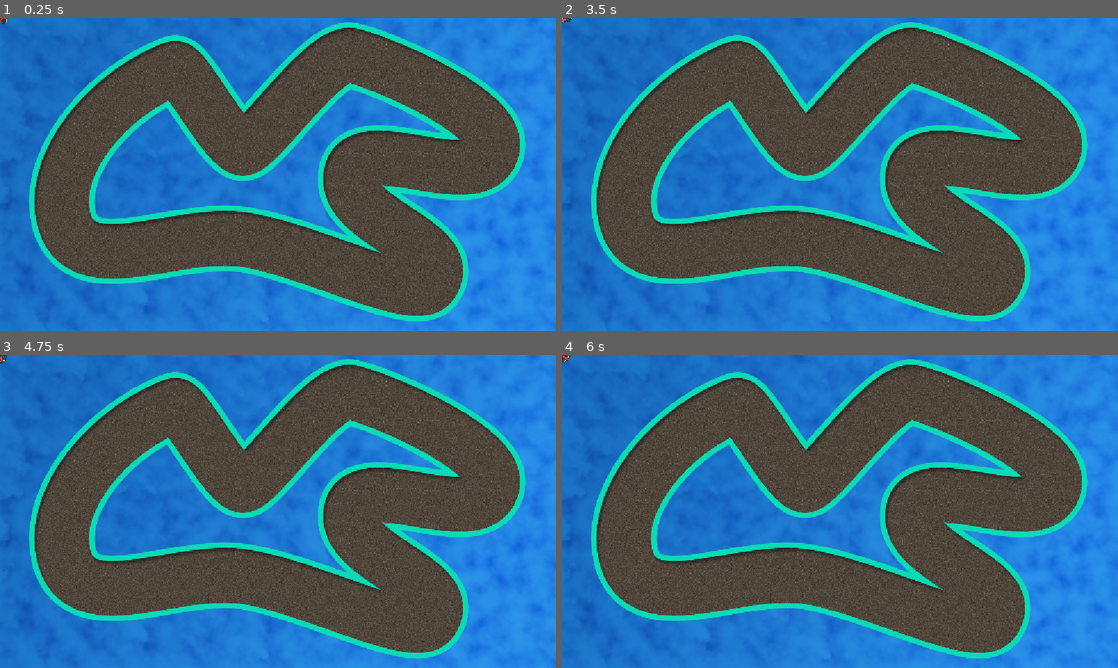
Above: before the commit, frames 1-4 (two rows, left to right).
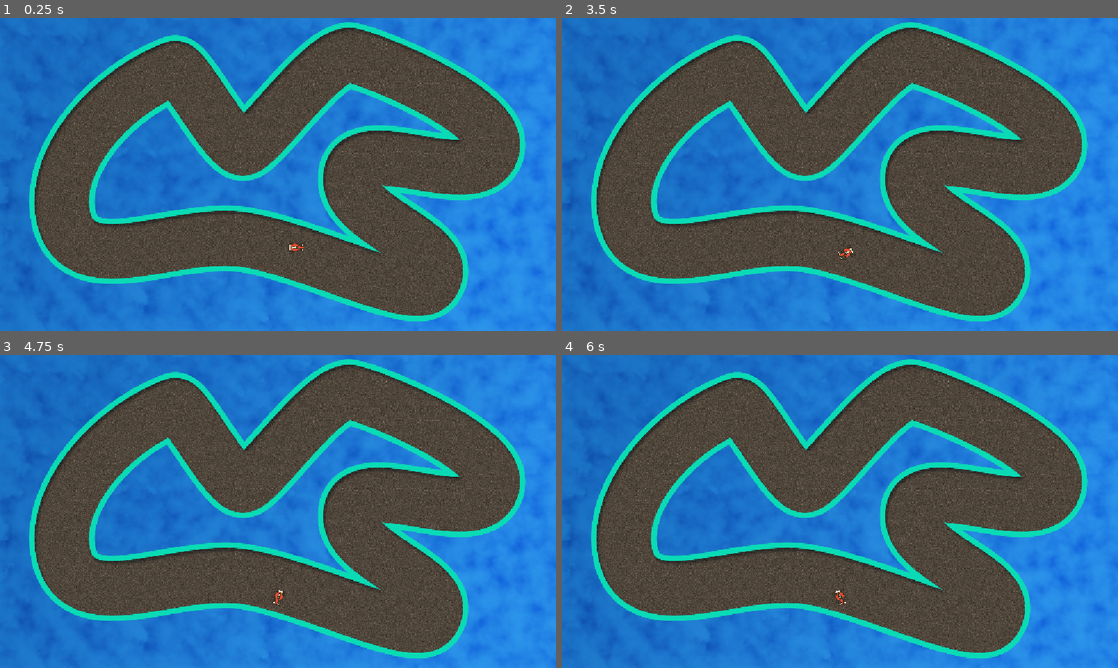
Above: after the commit, the same moments.

Repository: koreem-ahmed/mad-racer
Game: Godot game, scene res://scenes/Tracks/track1.tscn
The game is run twice, just before and just after one commit, with the same random seed, the same clock (stepped at 60 frames per second) and the same inputs.
Inputs (mouse positions are in pixels of both pictures, inside the frame that each line leads up to):
- Up to frame 1 (0.25 s): no input
- Up to frame 2 (3.5 s): tap Enter at 0.5, 2 s; move the mouse to (962, 158) at 0.52 s; hold Right (ui_right) 0.53-1.28 s; tap Alt at 0.6, 2.1 s; click (962, 158) at 0.67 s; tap Space at 1.25 s; move the mouse to (728, 190) at 1.27 s; hold Down 1.28-2.03 s; tap Shift at 1.35, 2.85 s; move the mouse to (895, 105) at 2.02 s; hold Right (ui_right) 2.03-2.78 s; move the mouse to (812, 237) at 2.77 s; hold Up (ui_up) from 2.78 s (still down); click (812, 237) at 2.92 s
- Up to frame 3 (4.75 s): tap Space at 3.5 s; move the mouse to (444, 558) at 3.52 s; release Up (ui_up) at 3.53 s; hold Left (ui_left) from 3.53 s (still down); tap Alt at 3.6 s; move the mouse to (111, 464) at 4.27 s; tap Shift at 4.35 s
- Up to frame 4 (6 s): tap Enter at 5 s; move the mouse to (867, 511) at 5.02 s; release Left (ui_left) at 5.03 s; hold Down 5.03-5.78 s; tap Alt at 5.1 s; click (867, 511) at 5.17 s; tap Space at 5.75 s; move the mouse to (756, 433) at 5.77 s; hold Right (ui_right) from 5.78 s (still down); tap Shift at 5.85 s

The runs differ from the first frame. In frame 1, less than 0.1% of the frame differs, in the area x 0-55%, y 0-76%; in frame 2, less than 0.1%; in frame 3, less than 0.1%; in frame 4, less than 0.1%, in the area x 0-52%, y 0-81%.

Commit message:
basic collisions for the track + adding a backing effect to slow the player

Diff:
--- a/project.godot
+++ b/project.godot
@@ -27,6 +27,10 @@
 
 enabled=PackedStringArray("res://addons/godot_super-wakatime/plugin.cfg")
 
+[layer_names]
+
+2d_physics/layer_1="Car"
+
 [physics]
 
 3d/physics_engine="Jolt Physics"
--- a/scenes/RedCar.tscn
+++ b/scenes/RedCar.tscn
@@ -1,13 +1,14 @@
 [gd_scene format=3 uid="uid://dndn07wuu1vqd"]
 
 [ext_resource type="Texture2D" uid="uid://b7wmt1hcagsow" path="res://assets/levels/Images/CarRed.png" id="1_bgn0w"]
-[ext_resource type="Script" uid="uid://b7v5k2ktas8p8" path="res://scripts/RedCar.gd" id="1_itkl7"]
+[ext_resource type="Script" uid="uid://b7v5k2ktas8p8" path="res://scripts/Red_Car.gd" id="1_itkl7"]
 
 [sub_resource type="CapsuleShape2D" id="CapsuleShape2D_bgn0w"]
 radius = 9.0
 height = 28.0
 
 [node name="red_car" type="Area2D" unique_id=323058446]
+collision_mask = 0
 script = ExtResource("1_itkl7")
 
 [node name="Sprite2D" type="Sprite2D" parent="." unique_id=1896985246]
--- a/scenes/Tracks/track1.tscn
+++ b/scenes/Tracks/track1.tscn
@@ -1,10 +1,12 @@
 [gd_scene format=3 uid="uid://3qtcfffg8q0c"]
 
 [ext_resource type="Texture2D" uid="uid://c1m5vk3rejca7" path="res://assets/levels/Images/Monaco.png" id="1_0orj5"]
+[ext_resource type="Script" uid="uid://iqej1grh57xd" path="res://scripts/Track_1.gd" id="1_7fxw1"]
 [ext_resource type="Texture2D" uid="uid://2msta3ane5h5" path="res://assets/levels/Images/WaterBg.png" id="1_kskby"]
 [ext_resource type="PackedScene" uid="uid://dndn07wuu1vqd" path="res://scenes/RedCar.tscn" id="3_7fxw1"]
 
 [node name="track1" type="Node" unique_id=647559077]
+script = ExtResource("1_7fxw1")
 
 [node name="bakcground" type="Sprite2D" parent="." unique_id=460417291]
 position = Vector2(591, 319)
@@ -19,3 +21,13 @@
 [node name="red_car" parent="." unique_id=323058446 instance=ExtResource("3_7fxw1")]
 position = Vector2(613.99994, 474.99997)
 scale = Vector2(0.8, 0.8)
+
+[node name="track_collision" type="Area2D" parent="." unique_id=130510195]
+
+[node name="outside collision" type="CollisionPolygon2D" parent="track_collision" unique_id=870524395]
+polygon = PackedVector2Array(509, 187, 541, 151, 583, 102, 647, 43, 695, 20, 732, 11, 768, 25, 895, 75, 1030, 153, 1075, 211, 1086, 273, 1074, 315, 1030, 358, 982, 369, 914, 372, 865, 367, 800, 350, 830, 371, 850, 386, 939, 452, 961, 489, 966, 528, 959, 563, 942, 592, 907, 616, 858, 623, 745, 598, 616, 553, 493, 516, 390, 527, 310, 538, 254, 545, 177, 540, 141, 524, 114, 505, 85, 466, 72, 422, 66, 378, 68, 338, 94, 263, 151, 177, 227, 108, 318, 52, 367, 41, 407, 55, 450, 108, 503, 185, 507, -17, 165, -13, 9, 330, 116, 639, 1195, 669, 1182, -3, 516, -16)
+
+[node name="inside collision" type="CollisionPolygon2D" parent="track_collision" unique_id=1402515962]
+polygon = PackedVector2Array(346, 180, 410, 267, 448, 313, 476, 328, 500, 333, 522, 331, 552, 316, 587, 282, 708, 154, 728, 140, 748, 148, 840, 187, 903, 220, 941, 248, 791, 228, 745, 232, 695, 260, 666, 306, 665, 354, 682, 398, 727, 450, 764, 474, 702, 452, 593, 415, 508, 395, 439, 395, 399, 397, 346, 407, 252, 422, 201, 418, 189, 381, 204, 325, 244, 260, 295, 212)
+
+[connection signal="area_entered" from="track_collision" to="." method="_on_track_collision_area_entered"]
--- a/scripts/RedCar.gd
+++ /dev/null
@@ -1,36 +0,0 @@
-extends Area2D
-
-
-@export var max_speed:float = 380.0
-@export var friction:float = 300.0
-@export var acceleration:float = 1500
-@export var steering_power:float = 4.0
-
-var _throttle: float = 0.0
-var _steer: float = 0.0
-var _velocity: float = 0.0
-
-
-func _ready() -> void:
-	pass
-
-
-func _process(_delta: float) -> void:
-	_throttle = Input.get_action_strength("ui_up")
-	_steer = Input.get_axis("ui_left", "ui_right")
-
-func _physics_process(delta: float) -> void:
-	_throttling(delta)
-	_rotating(delta)
-	position = transform.x * _velocity * delta
-
-func _throttling(delta: float) -> void:
-	if _throttle > 0.0:
-		_velocity += acceleration * delta
-	else:
-		_velocity -= friction * delta
-
-	_velocity = clampf(_velocity, 0.0, max_speed)
-
-func _rotating(delta: float) -> void:
-	rotate(steering_power * delta * _steer)
--- /dev/null
+++ b/scripts/Red_Car.gd
@@ -0,0 +1,61 @@
+extends Area2D
+
+class_name Red_car
+
+@export var max_speed:float = 380.0
+@export var friction:float = 300.0
+@export var acceleration:float = 150.0
+@export var steering_power:float = 6.0
+@export var min_steering_factor:float = 0.5
+@export var bounce_time: float = 0.8
+@export var bounce_force: float = 30.0
+
+var _throttle: float = 0.0
+var _steer: float = 0.0
+var _velocity: float = 0.0
+
+
+func _ready() -> void:
+	pass
+
+
+func _process(_delta: float) -> void:
+	_throttle = Input.get_action_strength("ui_up")
+	_steer = Input.get_axis("ui_left", "ui_right")
+
+func _physics_process(delta: float) -> void:
+	_throttling(delta)
+	_rotating(delta)
+	position += transform.x * _velocity * delta
+
+func _throttling(delta: float) -> void:
+	if _throttle > 0.0:
+		_velocity += acceleration * delta
+	else:
+		_velocity -= friction * delta
+
+	_velocity = clamp(_velocity, 0.0, max_speed)
+
+func steering_factor() -> float:
+	return clamp(
+		1.0 - pow(_velocity/max_speed, 2.0),
+		min_steering_factor,
+		1.0
+	) * steering_power
+
+
+func _rotating(delta: float) -> void:
+	rotate(steering_factor() * delta * _steer)
+
+
+func bounce() -> void:
+	set_physics_process(false)
+	_velocity = 0.
+	position -= transform.x * bounce_force
+	await get_tree().create_timer(bounce_time).timeout
+	set_physics_process(true)
+
+
+
+func hit_boundry() -> void:
+	bounce()
--- /dev/null
+++ b/scripts/Track_1.gd
@@ -0,0 +1,6 @@
+extends Node
+
+class_name Track
+
+func _on_track_collision_area_entered(area: Area2D) -> void:
+	if area is Red_car: area.hit_boundry()
Renamed: scripts/RedCar.gd.uid -> scripts/Red_Car.gd.uid
Not shown, added: scripts/Track_1.gd.uid
